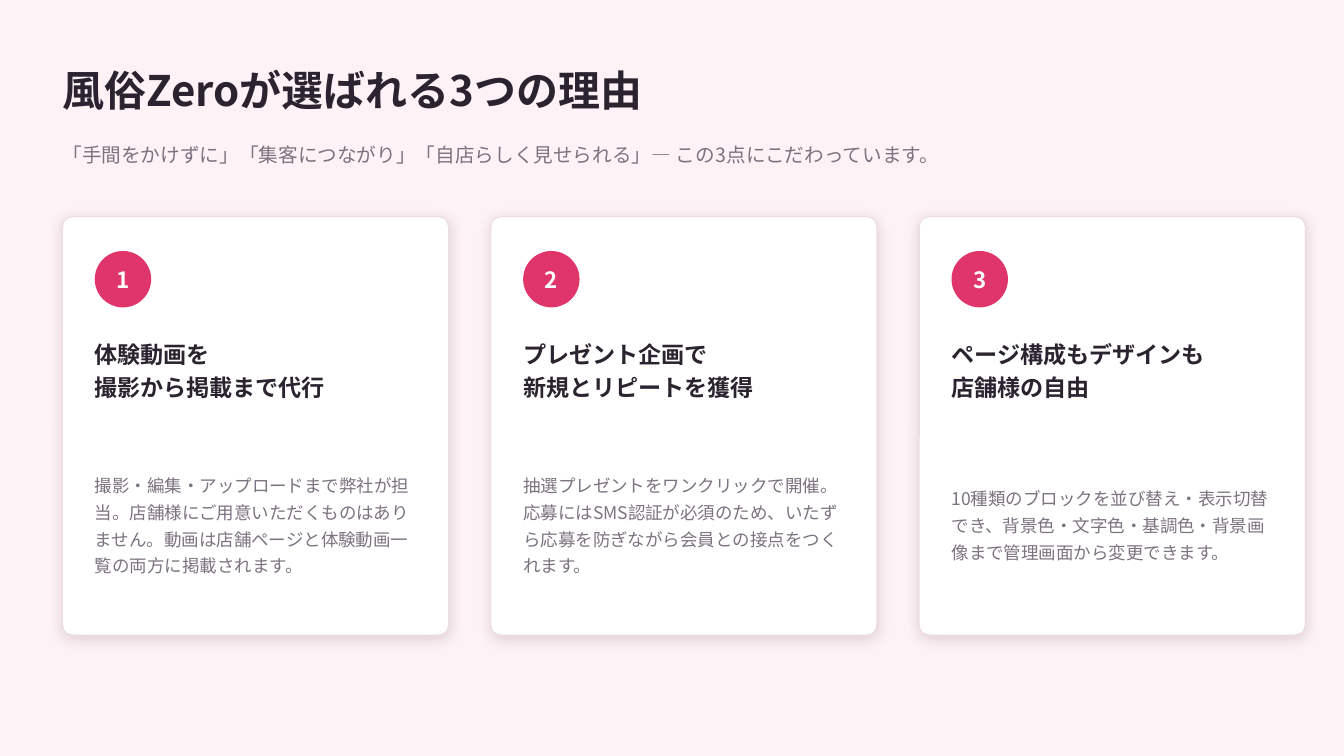
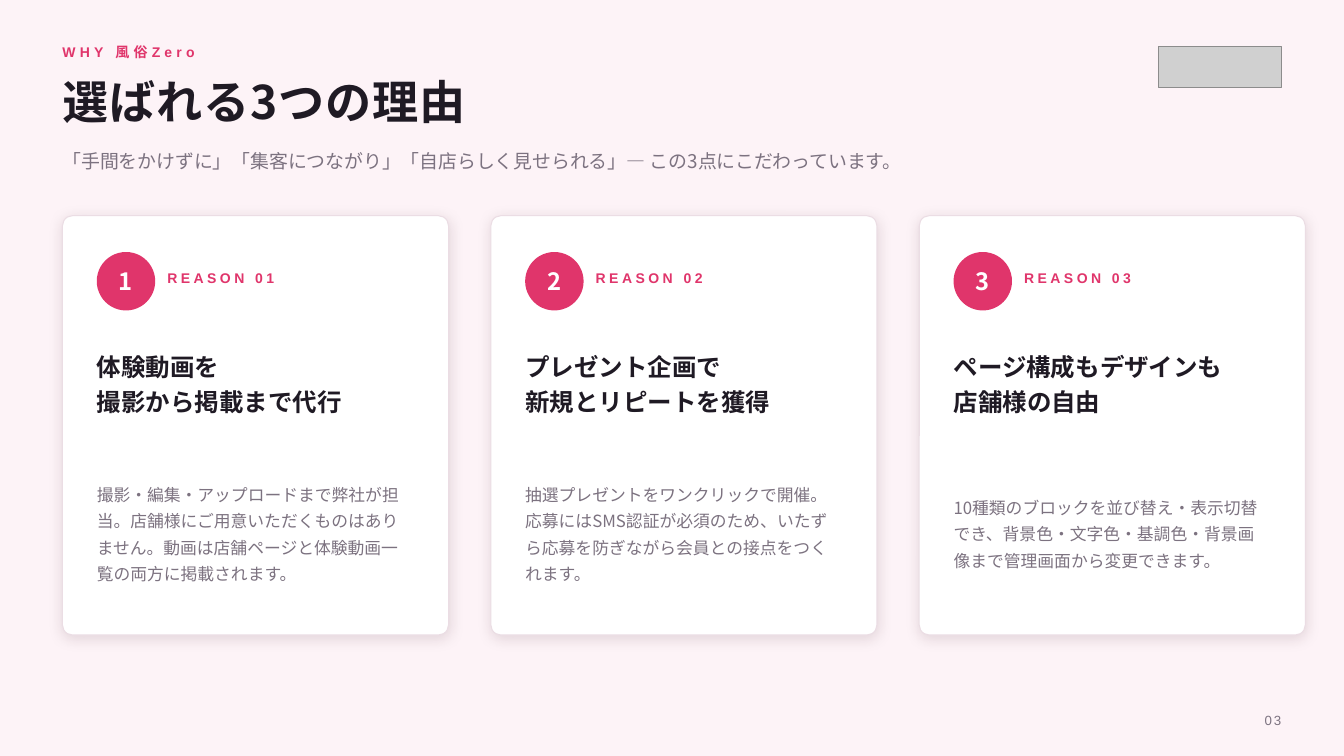
Before and after one commit to kanabun-git/ume, a slide deck: slide 3 of docs/fuzokuzero_sales_deck.pptx. Drawn at 1344x756 pixels with LibreOffice and Linux fonts; fonts in the diff are those of the drawing; grey boxes stand for pictures. Boxes give left, top, right and bottom in pixels: in the first picture for what was removed or moved away, otherwise in the second. Text is boxed around its words. In the diff, an @@ line names an element or a change of style, - is before the commit and + after.

```diff
--- a/docs/fuzokuzero_sales_deck.pptx
+++ b/docs/fuzokuzero_sales_deck.pptx
@@ background #FDF2F6 to #FDF3F7 @@
@@ text at [62, 45, 195, 58]: text changed; size 30 to 10 pt; font Noto Sans CJK JP to Arial; text colour #2B2430 to #E0356B @@
-風俗Zeroが選ばれる3つの理由
+WHY 風俗Zero
@@ picture added at [1158, 46, 1281, 88] @@
@@ text added at [62, 79, 465, 123], 33 pt, text #1F1A24, bold @@
+選ばれる3つの理由
@@ text "「手間をかけずに」「集客につながり」「自店らしく見せられる」— この3点にこだわっています。": place and size @@
-text "「手間をかけずに」「集客につながり」「自店らしく見せられる」— この3点にこだわっています。" at [62, 145, 940, 164]
+text "「手間をかけずに」「集客につながり」「自店らしく見せられる」— この3点にこだわっています。" at [62, 152, 901, 170]
@@ text "「手間をかけずに」「集客につながり」「自店らしく見せられる」— この3点にこだわっています。" at [62, 152, 901, 170]: size 14 to 13.5 pt; line spacing 1 to 1.2; vertical alignment middle to top @@
@@ outline #EDDCE4 0.75 pt to #EBDDE4 0.75 pt; shadow changed in 3 elements at [63, 216, 449, 635], [491, 216, 877, 635], [920, 216, 1306, 635] @@
@@ size 16 to 17 pt in 3 elements at [119, 272, 133, 290], [547, 272, 561, 290], [976, 272, 990, 291] @@
@@ 3 ellipses: place and size @@
-3 ellipses at [95, 251, 1008, 308]
+3 ellipses at [97, 252, 1012, 311]
@@ text added at [167, 273, 274, 283], 10 pt, text #E0356B, bold @@
+REASON 01
@@ text added at [596, 273, 703, 283], 10 pt, text #E0356B, bold @@
+REASON 02
@@ text added at [1024, 273, 1131, 283], 10 pt, text #E0356B, bold @@
+REASON 03
@@ text "体験動画を": place and size @@
-text "体験動画を" at [95, 343, 325, 398]
+text "体験動画を" at [97, 355, 342, 414]
@@ text "プレゼント企画で": place and size @@
-text "プレゼント企画で" at [523, 343, 753, 398]
+text "プレゼント企画で" at [525, 355, 770, 414]
@@ size 16.5 to 17.5 pt, text colour #2B2430 to #1F1A24; line spacing 1.2 to 1.22 in 3 elements at [97, 355, 342, 414], [525, 355, 770, 414], [954, 355, 1223, 414] @@
@@ text "ページ構成もデザインも": place and size @@
-text "ページ構成もデザインも" at [952, 343, 1205, 398]
+text "ページ構成もデザインも" at [954, 355, 1223, 414]
@@ text "撮影・編集・アップロードまで弊社が担当。店舗様にご用意いただくものはありません。動画は店舗ページと体験動画一覧の両方に掲 ...": place and size @@
-text "撮影・編集・アップロードまで弊社が担当。店舗様にご用意いただくものはありません。動画は店舗ページと体験動画一覧の両方に掲 ..." at [95, 477, 410, 574]
+text "撮影・編集・アップロードまで弊社が担当。店舗様にご用意いただくものはありません。動画は店舗ページと体験動画一覧の両方に掲 ..." at [97, 487, 399, 582]
@@ size 12.5 to 12 pt; line spacing 1.28 to 1.3 in 3 elements at [954, 500, 1258, 569], [97, 487, 399, 582], [525, 487, 827, 581] @@
@@ text "抽選プレゼントをワンクリックで開催。応募にはSMS認証が必須のため、いたずら応募を防ぎながら会員との接点をつくれます。": place and size @@
-text "抽選プレゼントをワンクリックで開催。応募にはSMS認証が必須のため、いたずら応募を防ぎながら会員との接点をつくれます。" at [523, 477, 838, 573]
+text "抽選プレゼントをワンクリックで開催。応募にはSMS認証が必須のため、いたずら応募を防ぎながら会員との接点をつくれます。" at [525, 487, 827, 581]
@@ text "10種類のブロックを並び替え・表示切替でき、背景色・文字色・基調色・背景画像まで管理画面から変更できます。": place and size @@
-text "10種類のブロックを並び替え・表示切替でき、背景色・文字色・基調色・背景画像まで管理画面から変更できます。" at [952, 490, 1269, 561]
+text "10種類のブロックを並び替え・表示切替でき、背景色・文字色・基調色・背景画像まで管理画面から変更できます。" at [954, 500, 1258, 569]
@@ text added at [1265, 716, 1282, 725], 9.5 pt, text #7C7280 @@
+03
```
Also in this commit, not shown: 13 other slides changed, 8 other files.
